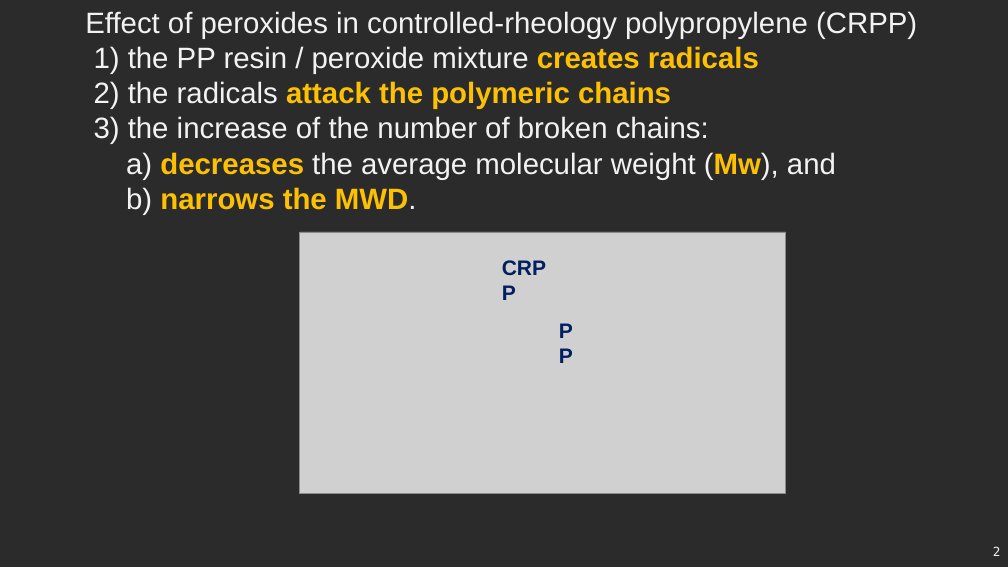
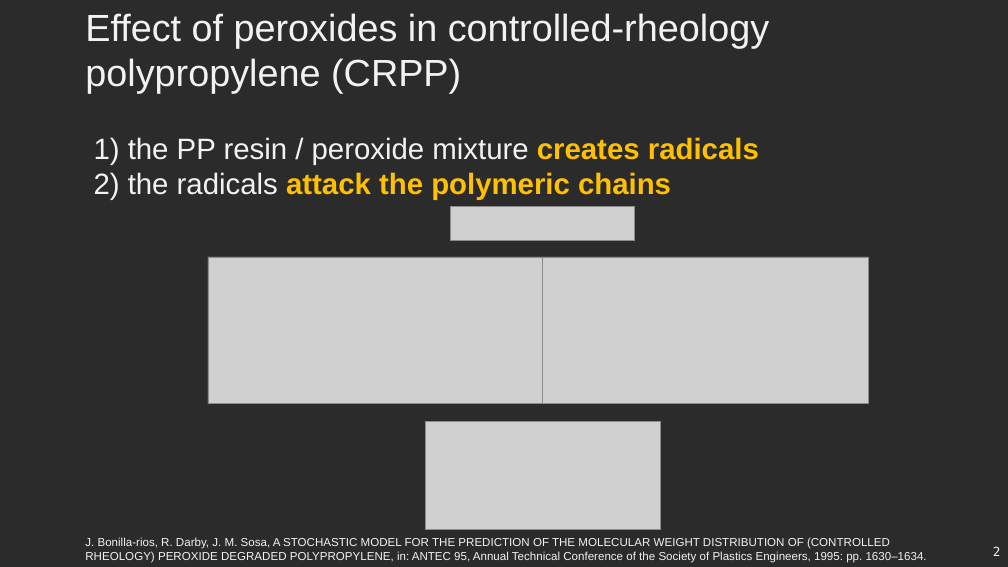
Before and after one commit to KiraSensei13/MNT_ITESM_courses, a slide deck: slide 2 of 3a.1.PlasticsAndCompositesEngineering/5_ClassActivity/5_SummerCase1/CRPP.pptx. Drawn at 1008x567 pixels with LibreOffice and Linux fonts; fonts in the diff are those of the drawing; grey boxes stand for pictures; background and template pictures are left out; a plain dark background stands for a picture behind light text. Boxes give left, top, right and bottom in pixels: in the first picture for what was removed or moved away, otherwise in the second. Text is boxed around its words. In the diff, an @@ line names an element or a change of style, - is before the commit and + after.

Commit message:
peroxide in PP

```diff
--- a/3a.1.PlasticsAndCompositesEngineering/5_ClassActivity/5_SummerCase1/CRPP.pptx
+++ b/3a.1.PlasticsAndCompositesEngineering/5_ClassActivity/5_SummerCase1/CRPP.pptx
@@ text at (85,13,769,94): size 28 to 36 pt in "Effect of peroxides in controlled-rheology polypropylene (CR ..." @@
@@ text at (94,116,836,215): paragraphs removed @@
-3) the increase of the number of broken chains:
-a) decreases the average molecular weight (Mw), and
-b) narrows the MWD.
@@ picture added at (451,206,635,241) @@
@@ picture removed at (299,232,786,494) @@
@@ picture added at (208,257,543,404) @@
@@ text removed at (495,250,566,284) @@
-CRPP
@@ picture added at (543,257,869,404) @@
@@ text removed at (552,314,594,347) @@
-PP
@@ picture added at (426,422,660,530) @@
@@ text added at (85,537,927,563), 11 pt, text #F2F2F2 @@
+J. Bonilla-rios, R. Darby, J. M. Sosa, A STOCHASTIC MODEL FOR THE PREDICTION OF THE MOLECULAR WEIGHT DISTRIBUTION OF (CONTROLLED RHEOLOGY) PEROXIDE DEGRADED POLYPROPYLENE, in: ANTEC 95, Annual Technical Conference of the Society of Plastics Engineers, 1995: pp. 1630–1634.
```
Also in this commit, not shown: 2 other slides changed, 2 slides added, 3 other files.
